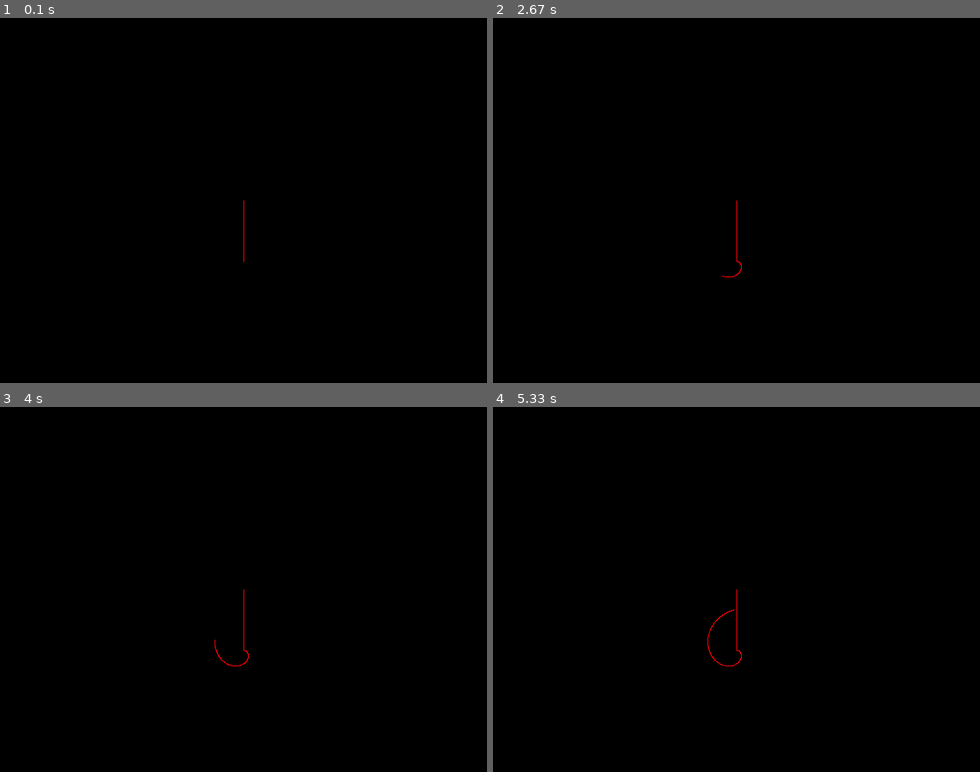
Above: before the commit, frames 1-4 (two rows, left to right).
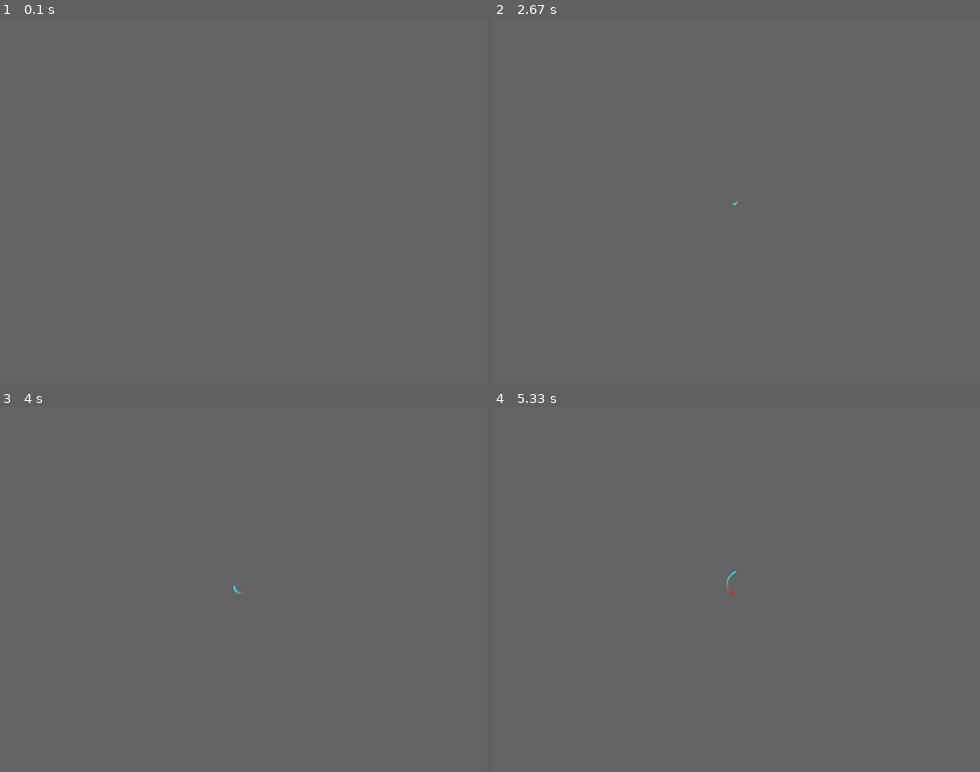
Above: after the commit, the same moments.

Repository: gunny26/pygame
Game: pygame game, started from pygame_drawline.py
Same seed, same stepped clock (60 frames per second), same inputs: the game is played once before the commit and once after it. The source is Python 2; it was converted automatically to run under Python 3.
Inputs:
- Up to frame 1 (0.1 s): no input
- Up to frame 2 (2.67 s): no input
- Up to frame 3 (4 s): no input
- Up to frame 4 (5.33 s): no input

The runs differ from the first frame. In frame 1, 100% of the frame differs, in the area x 0-100%, y 0-100%; in frame 2, 100%; in frame 3, 100%; in frame 4, 100%.

Commit message:
einfach weiter gemacht

Diff:
--- a/pygame_drawline.py
+++ b/pygame_drawline.py
@@ -123,26 +123,47 @@
         self.max_radius = 100
         self.min_radius = -100
         self.step = 0.1
+        # a stack with points to draw
+        self.point_stack = []
         # calculate first point
-        self.oldpoint = (self.x, self.y) + self.__get_vector()
+        self.__add_point()
 
     def __get_vector(self):
-        return(self.radius * Vec2d(math.cos(self.torad * self.angle), math.sin(self.torad * self.angle)))
-
-    def update(self):
-        newpoint = (self.x, self.x) + self.__get_vector()
-        pygame.draw.line(self.surface, self.color, self.oldpoint, newpoint)
-        # print self.angle, self.x, self.y, newpoint
-        self.oldpoint = newpoint
+        return(self.radius * Vec2d(math.cos(self.torad * self.angle)*math.sin(self.torad * self.radius), math.sin(self.torad * self.angle)* math.sin(self.torad * self.radius)))
+
+    def __add_point(self):
+        vec = self.__get_vector()
+        newpoint = (self.x, self.y) + vec
+        self.point_stack.append(newpoint)
+        if len(self.point_stack) > 255:
+            self.point_stack.pop(0)
+
+    def __get_point(self):
+        return(self.point_stack[0])
+
+    def update(self):
+        oldpoint = self.__get_point()
+        self.__add_point()
+        newpoint = self.__get_point()
+        # pygame.draw.line(self.surface, self.color, self.oldpoint, newpoint)
+        # print self.angle, self.radius, oldpoint, newpoint, len(self.point_stack)
         self.angle += self.speed
+        self.radius += self.step
         if (self.radius < self.min_radius) | (self.radius > self.max_radius):
-            self.game_engine.game_objects.append(Drawline(self.surface, self.game_engine, speed=self.speed+1, color=(0, 255, 0), x=self.oldpoint.x, y=self.oldpoint.y))
-            self.step = -self.step
-            self.speed = -self.speed
-        self.radius += self.step
-
-    def draw(self):
-        pass
+            self.game_engine.game_objects.append(Drawline(self.surface, self.game_engine, speed=-self.speed, color=self.color, x=oldpoint.x, y=oldpoint.y))
+            # (self.x, self.y) = newpoint - Vec2d(self.x - newpoint.x, self.y - newpoint.y)
+            self.step = - self.step
+            self.speed += 1
+        self.draw()
+
+    def draw(self):
+        color = self.color
+        if len(self.point_stack) > 2:
+            first = self.point_stack[0]
+            for point in self.point_stack[1:]:
+                pygame.draw.line(self.surface, color, first, point, 2)
+                color = (color[0] - 1, color[1] + 1, color[2] + 1)
+                first = point
 
 class RotatingLine(GameObject):
 
@@ -223,7 +244,7 @@
         CLOCK.tick(FPS)
         # time.sleep( sleeptime__in_seconds )
         # blank screen
-        # surface.fill([100, 100, 100])
+        surface.fill([100, 100, 100])
         # update everything
         pygame.display.set_caption("frame rate: %.2f frames per second" % CLOCK.get_fps())
         state = game_engine.update()
